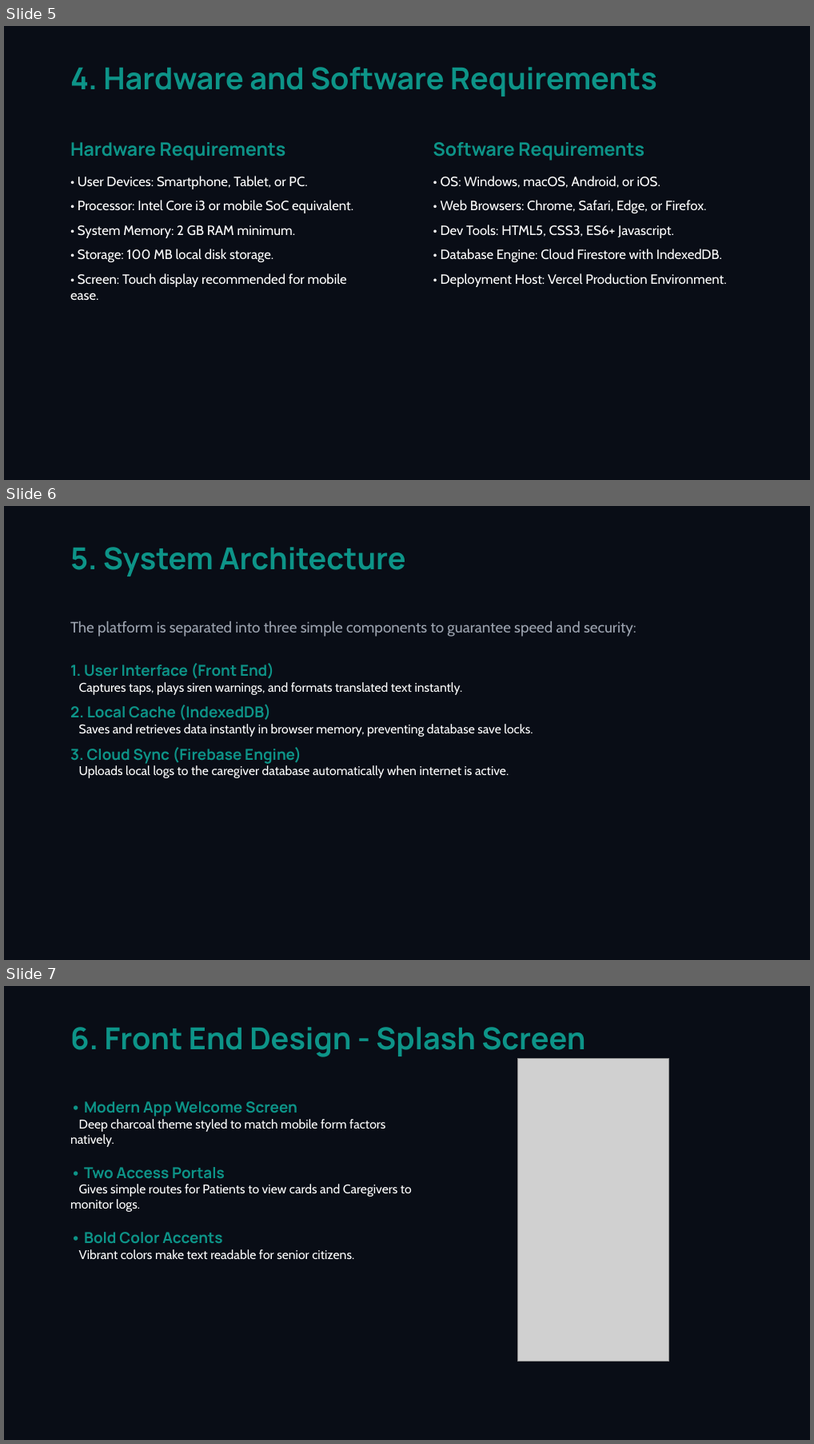
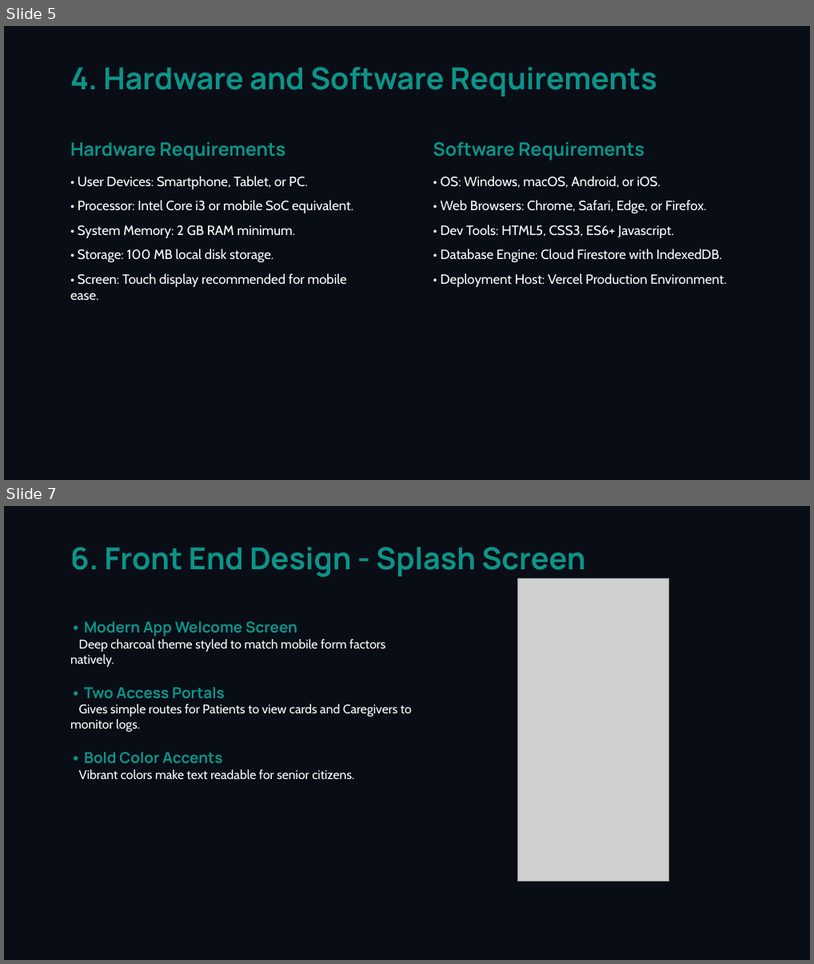
Before and after one commit to velagadadileep6-bot/Medicine-reminder, a slide deck: medicare_presentation.pptx. Shown one above the other, each under a label of ours: slides 5, 6 and 7 before the commit, slides 5 and 7 after it; the slides between them are not shown. The pictures are 814x1444 and 814x964 pixels, drawn with LibreOffice and Linux fonts; fonts in the diff are those of the drawing; grey boxes stand for pictures. Boxes give left, top, right and bottom in pixels: in the first picture for what was removed or moved away, otherwise in the second. Text is boxed around its words. In the diff, an @@ line names an element or a change of style, - is before the commit and + after.

```diff
--- a/medicare_presentation.pptx
+++ b/medicare_presentation.pptx
@@ slide 6 removed at bbox=[4, 506, 810, 960], background #090D16 @@
@@ text removed at bbox=[70, 547, 406, 576] @@
-5. System Architecture
@@ text removed at bbox=[70, 621, 637, 778] @@
-The platform is separated into three simple components to guarantee speed and security:
-1. User Interface (Front End)
-Captures taps, plays siren warnings, and formats translated text instantly.
-2. Local Cache (IndexedDB)
-Saves and retrieves data instantly in browser memory, preventing database save locks.
-3. Cloud Sync (Firebase Engine)
-Uploads local logs to the caregiver database automatically when internet is active.
```
Also in this commit, not shown: 1 slide added, 2 other files.
